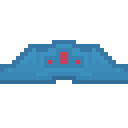
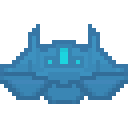
Two versions of the same layered image (128 × 128). Layer-by-layer changes:
renamed "Layer 0 copy 3" to "Layer 2", painted on it over (0, 24, 128, 104)
hid "Layer 1 copy" over (48, 44, 80, 64)
